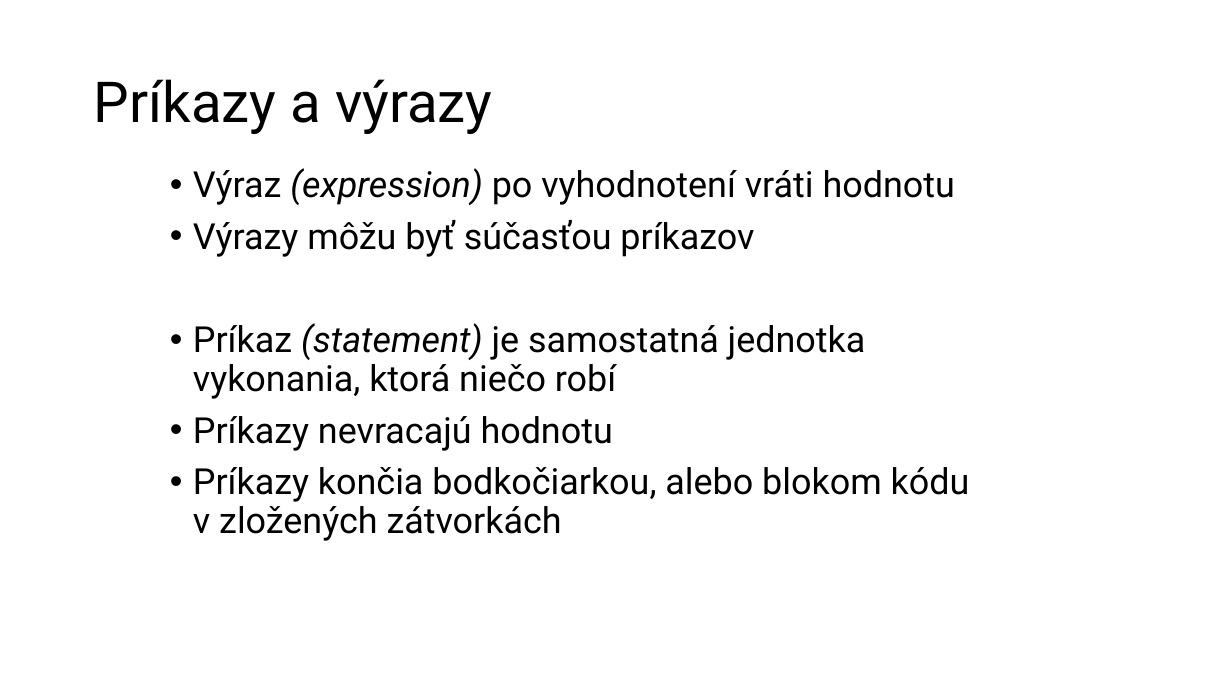
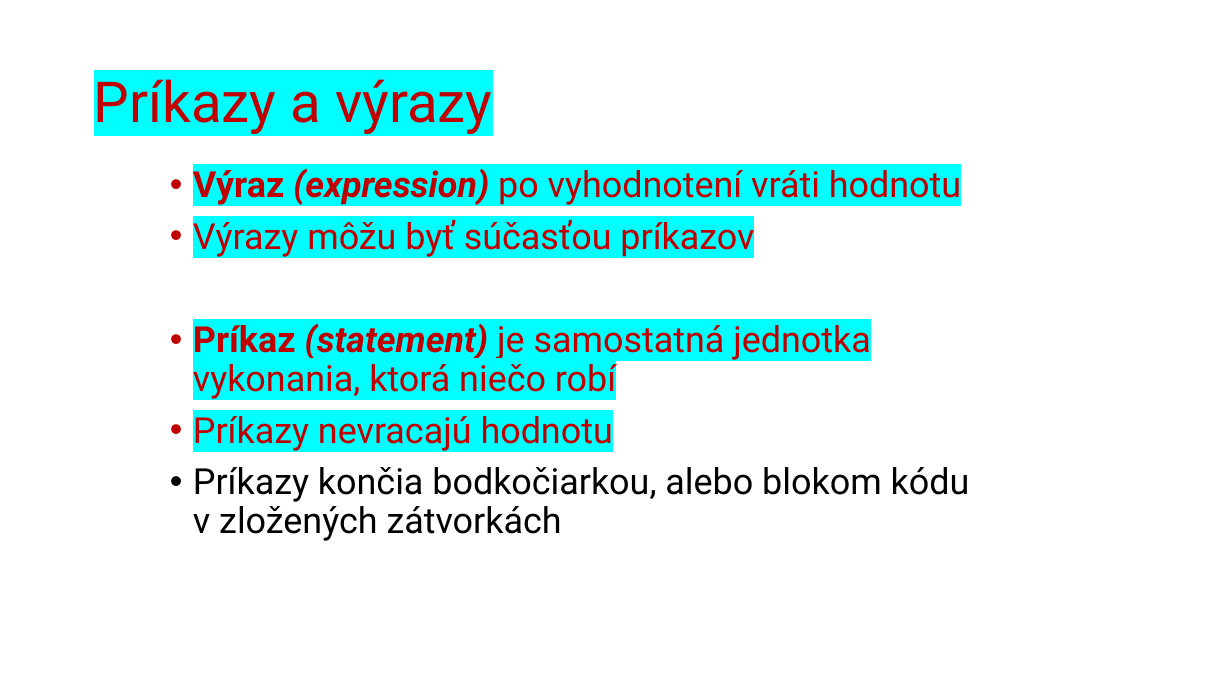
Before and after one commit to wagjo/oop, a slide deck: slide 6 of prezentacie/t03w.pptx. Drawn at 1232x693 pixels with LibreOffice and Linux fonts; fonts in the diff are those of the drawing. Boxes give left, top, right and bottom in pixels: in the first picture for what was removed or moved away, otherwise in the second. Text is boxed around its words. In the diff, an @@ line names an element or a change of style, - is before the commit and + after.

```diff
--- a/prezentacie/t03w.pptx
+++ b/prezentacie/t03w.pptx
@@ title "Príkazy a výrazy" at box(94, 79, 492, 134): text colour #000000 to #C00000, highlight none to #00FFFF @@
@@ text at box(193, 169, 961, 451): text colour #000000 to #C00000, highlight none to #00FFFF in "Výraz (expression) po vyhodnotení vráti hodnotu", "Výrazy môžu byť súčasťou príkazov", "Príkaz (statement) je samostatná jednotka vykonania, ktorá ...", "Príkazy nevracajú hodnotu"; bold on in "Výraz (expression)", "Príkaz (statement)" @@
```
Also in this commit, not shown: 4 other slides changed, 3 other files.
